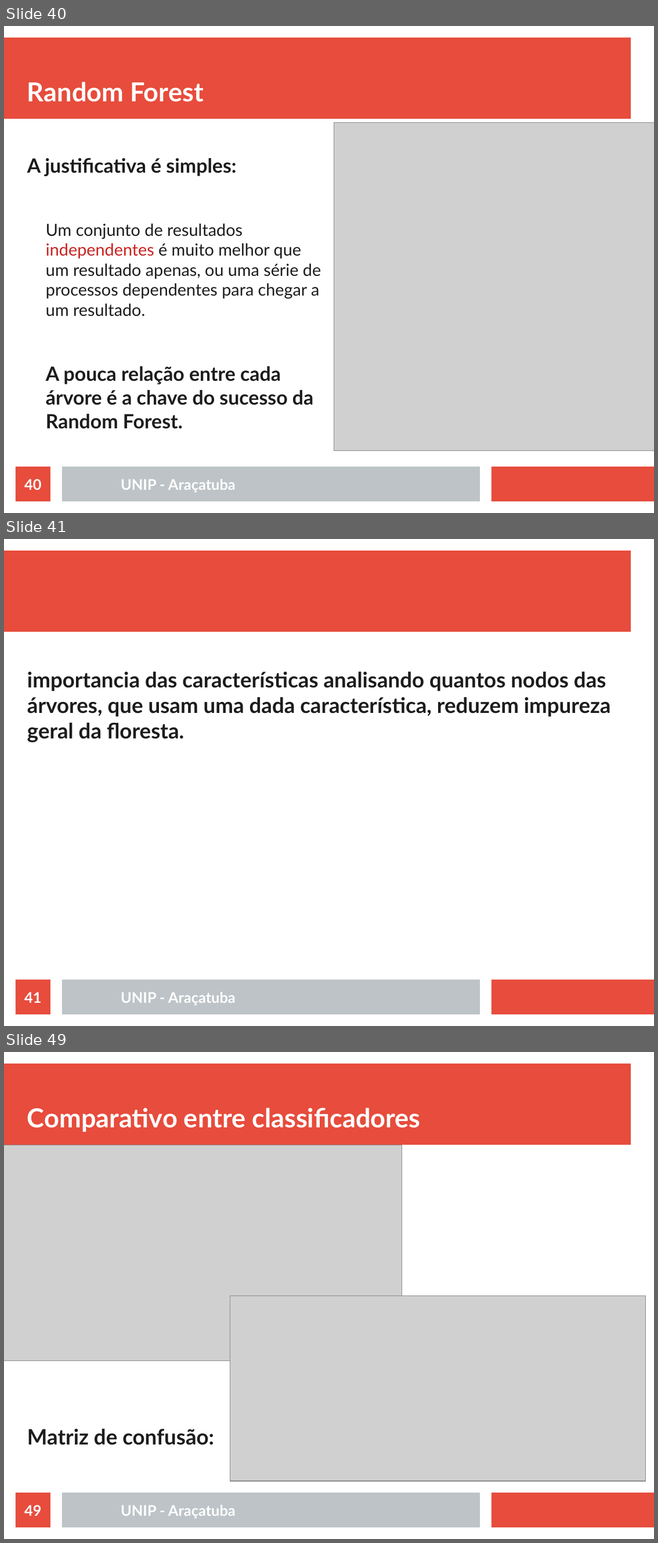
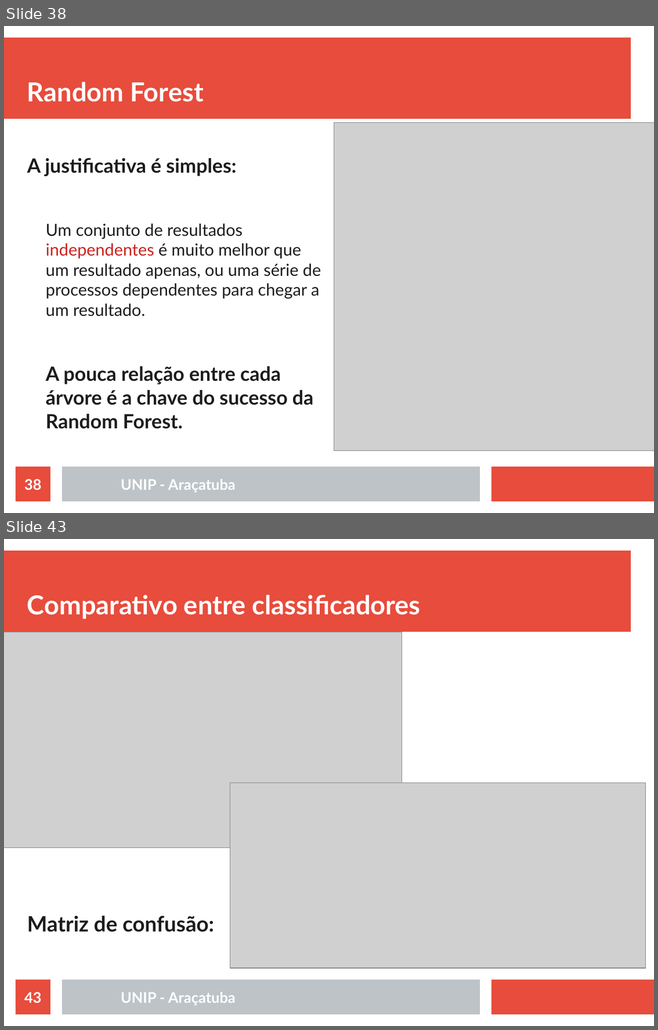
Before and after one commit to rafaelstojoao/pos-unip, a slide deck: [2020][modulo][Machine_Learning]/[aula]03[outrosAlgoritmos].odp. Shown one above the other, each under a label of ours: slides 40, 41 and 49 before the commit, slides 38 and 43 after it; the slides between them are not shown. The pictures are 658x1543 and 658x1030 pixels, drawn with LibreOffice and Linux fonts; fonts in the diff are those of the drawing; grey boxes stand for pictures. Boxes give left, top, right and bottom in pixels: in the first picture for what was removed or moved away, otherwise in the second. Text is boxed around its words. In the diff, an @@ line names an element or a change of style, - is before the commit and + after.

```diff
--- a/[2020][modulo][Machine_Learning]/[aula]03[outrosAlgoritmos].odp
+++ b/[2020][modulo][Machine_Learning]/[aula]03[outrosAlgoritmos].odp
@@ slide 41 removed at bbox=[4, 539, 654, 1026], background #FFFFFF; not listed: 3 template elements that a slide beside it also shows @@
@@ text removed at bbox=[27, 671, 611, 743] @@
-importancia das características analisando quantos nodos das árvores, que usam uma dada característica, reduzem impureza geral da floresta.
@@ page number removed at bbox=[16, 980, 50, 1015] @@
-41
@@ text removed at bbox=[121, 992, 235, 1005] @@
-UNIP - Araçatuba
@@ what was slide 40 is now slide 38 @@
@@ page number at bbox=[24, 479, 41, 490]: text changed @@
-40
+38
@@ what was slide 49 is now slide 43 @@
@@ page number at bbox=[24, 992, 41, 1003]: text changed @@
-49
+43
```
Also in this commit, not shown: 3 slides changed, 3 slides added, 10 other slides removed, 5 other files.
